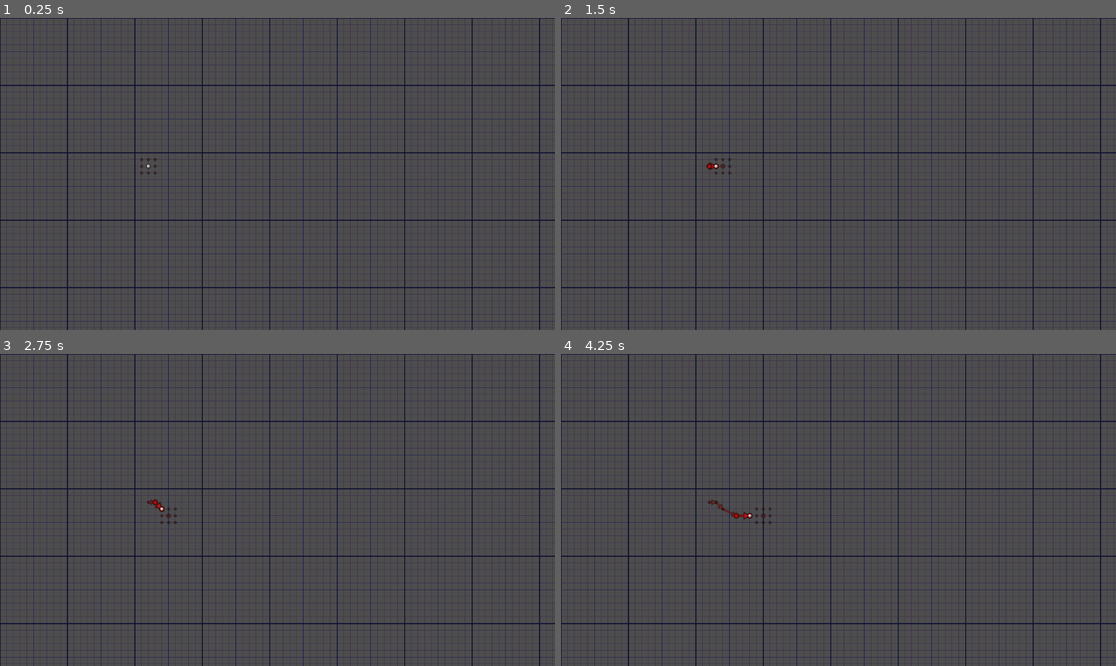
Above: before the commit, frames 1-4 (two rows, left to right).
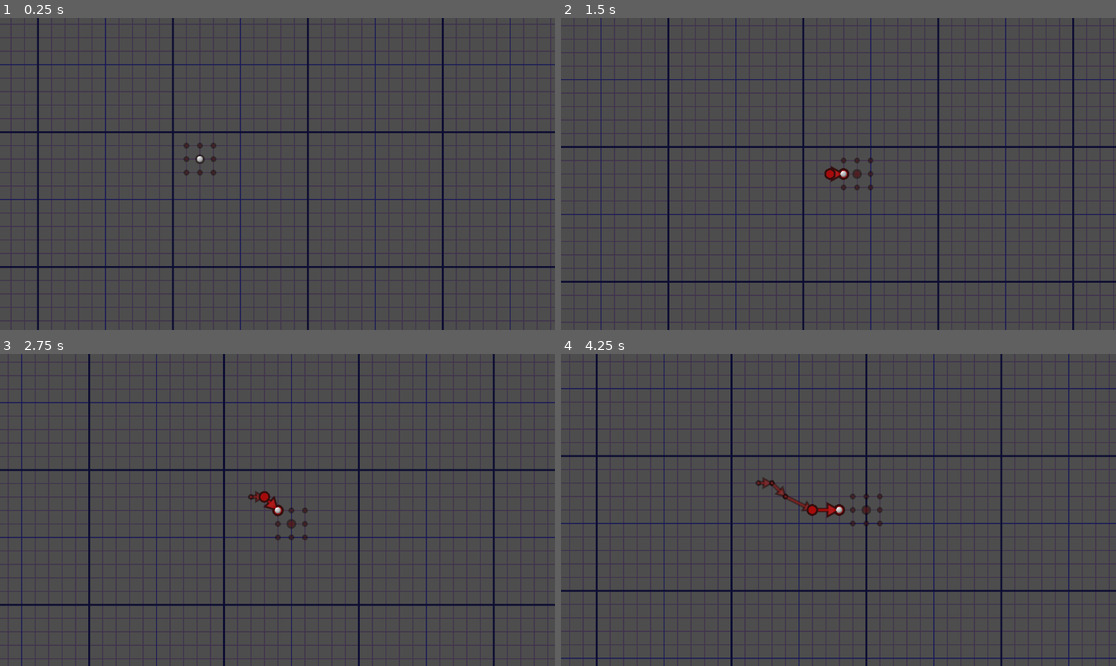
Above: after the commit, the same moments.

Repository: vibrunazo/godot-vector
Game: Godot game, scene res://scenes/map.tscn
Same seed, same stepped clock (60 frames per second), same inputs: the game is played once before the commit and once after it.
Inputs:
- Up to frame 1 (0.25 s): no input
- Up to frame 2 (1.5 s): hold Right (ui_right) 0.53-1.28 s; hold Down (ui_down) from 1.28 s (still down)
- Up to frame 3 (2.75 s): release Down (ui_down) at 2.03 s; hold Right (ui_right) from 2.03 s (still down)
- Up to frame 4 (4.25 s): release Right (ui_right) at 2.78 s; hold Up (ui_up) 2.78-3.53 s; hold Left (ui_left) from 3.53 s (still down)

The runs differ from the first frame. In frame 1, 13% of the frame differs, in the area x 0-100%, y 0-100%; in frame 2, 14%; in frame 3, 18%; in frame 4, 17%.

Commit message:
cam follows car

Diff:
--- /dev/null
+++ b/scenes/RaceCam.gd
@@ -0,0 +1,18 @@
+extends Camera2D
+
+class_name RaceCam
+
+@export var car: Car
+
+
+# Called when the node enters the scene tree for the first time.
+func _ready():
+	pass # Replace with function body.
+
+# Called every frame. 'delta' is the elapsed time since the previous frame.
+func _process(delta):
+	follow()
+
+func follow():
+	if !car: return
+	position = car.position
--- a/scenes/car.gd
+++ b/scenes/car.gd
@@ -1,4 +1,6 @@
 extends Node2D
+
+class_name Car
 
 @export var grid: Grid
 var grid_pos := Vector2(0, 0)
--- a/scenes/grid.tscn
+++ b/scenes/grid.tscn
@@ -1,6 +1,6 @@
 [gd_scene load_steps=2 format=3 uid="uid://d08o10r7su4q0"]
 
-[ext_resource type="Script" path="res://Grid.gd" id="1_vq0c6"]
+[ext_resource type="Script" path="res://scenes/Grid.gd" id="1_vq0c6"]
 
 [node name="Grid" type="Control"]
 layout_mode = 3
--- a/scenes/map.tscn
+++ b/scenes/map.tscn
@@ -1,7 +1,8 @@
-[gd_scene load_steps=3 format=3 uid="uid://dkaofok36yybe"]
+[gd_scene load_steps=4 format=3 uid="uid://dkaofok36yybe"]
 
 [ext_resource type="PackedScene" uid="uid://c1gm6pyvbylwx" path="res://scenes/car.tscn" id="1_muxmf"]
 [ext_resource type="PackedScene" uid="uid://d08o10r7su4q0" path="res://scenes/grid.tscn" id="1_pm8pa"]
+[ext_resource type="PackedScene" uid="uid://62je7a634151" path="res://scenes/race_cam.tscn" id="3_gu565"]
 
 [node name="Map" type="Control"]
 layout_mode = 3
@@ -17,3 +18,8 @@
 [node name="Car" parent="." node_paths=PackedStringArray("grid") instance=ExtResource("1_muxmf")]
 position = Vector2(320, 256)
 grid = NodePath("../Grid")
+
+[node name="RaceCam" parent="." node_paths=PackedStringArray("car") instance=ExtResource("3_gu565")]
+position = Vector2(580, 360)
+zoom = Vector2(2, 2)
+car = NodePath("../Car")
--- /dev/null
+++ b/scenes/race_cam.tscn
@@ -0,0 +1,7 @@
+[gd_scene load_steps=2 format=3 uid="uid://62je7a634151"]
+
+[ext_resource type="Script" path="res://scenes/RaceCam.gd" id="1_2xwv3"]
+
+[node name="RaceCam" type="Camera2D"]
+position_smoothing_enabled = true
+script = ExtResource("1_2xwv3")
Renamed: Grid.gd -> scenes/Grid.gd
